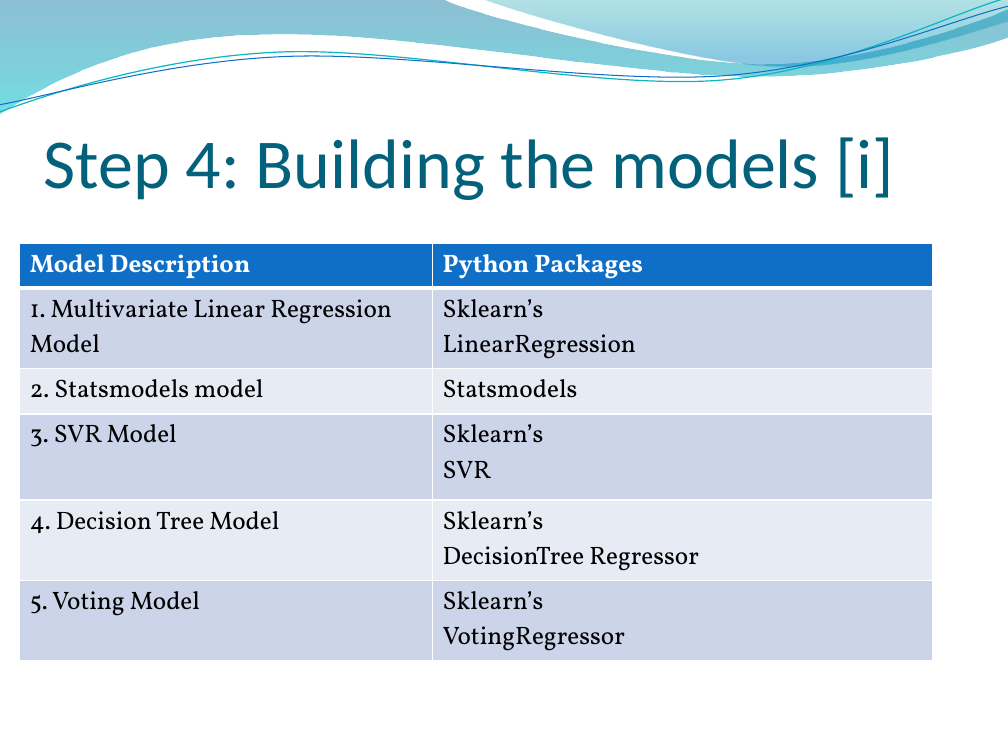
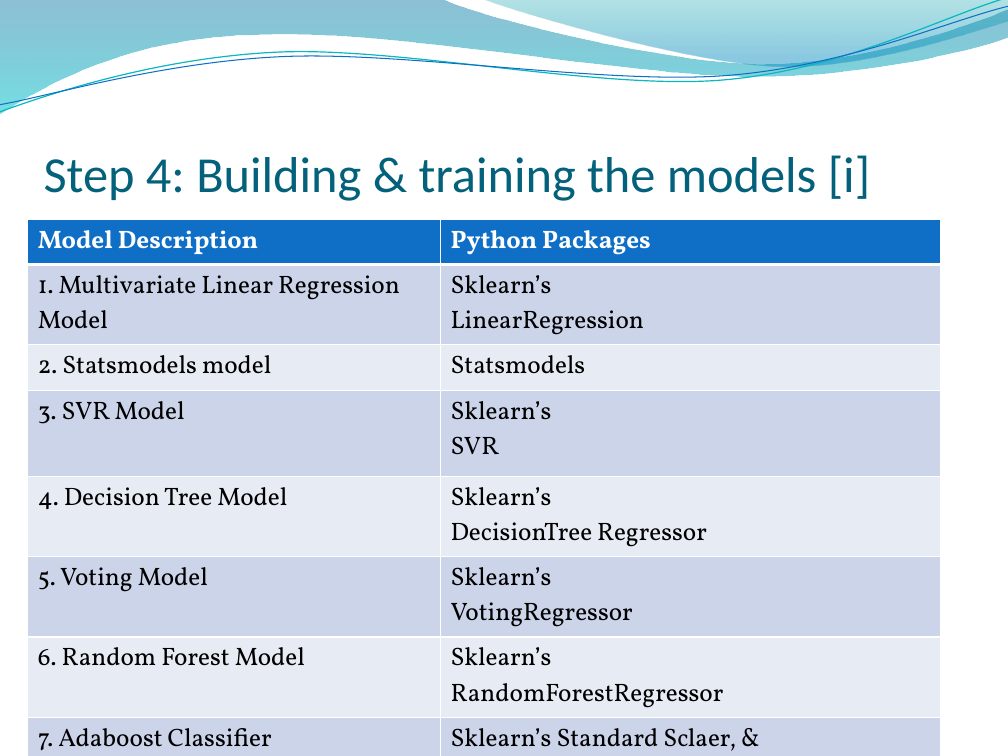
Before and after one commit to lkrump7/regression-apples-predict-api-template, a slide deck: slide 21 of What will the apples cost.pptx. Drawn at 1008x756 pixels with LibreOffice and Linux fonts; fonts in the diff are those of the drawing; background and template pictures are left out. Boxes give left, top, right and bottom in pixels: in the first picture for what was removed or moved away, otherwise in the second. Text is boxed around its words. In the diff, an @@ line names an element or a change of style, - is before the commit and + after.

```diff
--- a/What will the apples cost.pptx
+++ b/What will the apples cost.pptx
@@ title at (44,155,870,201): text changed; size 50 to 36 pt @@
-Step 4: Building the models [i]
+Step 4: Building & training the models [i]
@@ table at (28,220,940,755) @@
+row 7: 6. Random Forest Model | Sklearn’s / RandomForestRegressor
+row 8: 7. Adaboost Classifier | Sklearn’s Standard Sclaer, & BaggingRegressor
@@ table: place and size @@
-table at (20,243,932,655)
+table at (28,220,940,755)
```
Also in this commit, not shown: 7 other slides changed, 2 slides added.
